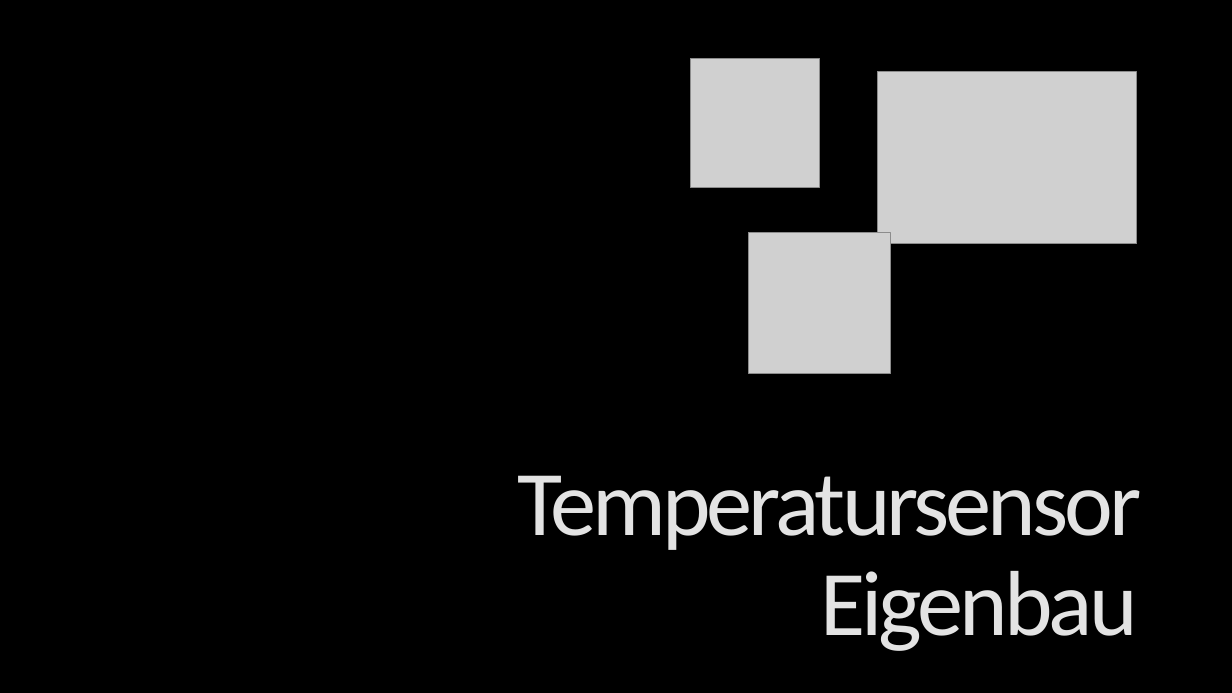
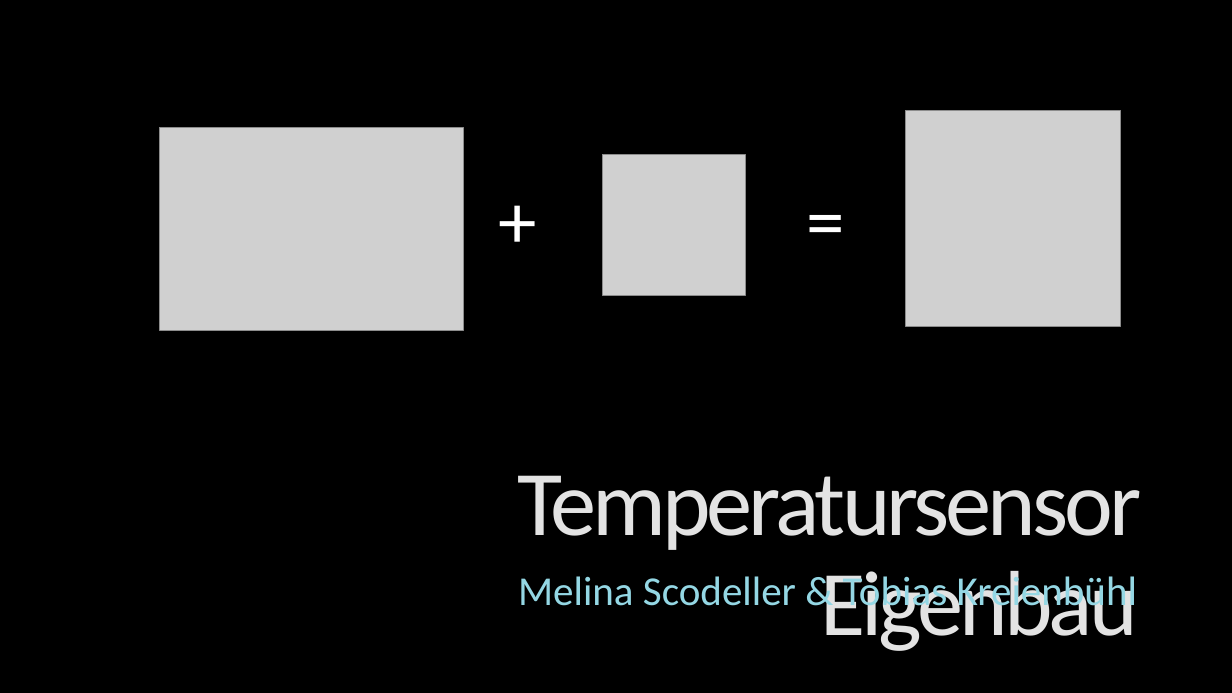
Before and after one commit to tkreienbuehl/I_BA_NS1701, a slide deck: slide 3 of Presentation/Presentation.pptx (slide 1 before the commit). Drawn at 1232x693 pixels with LibreOffice and Linux fonts; fonts in the diff are those of the drawing; grey boxes stand for pictures; background and template pictures are left out. Boxes give left, top, right and bottom in pixels: in the first picture for what was removed or moved away, otherwise in the second. Text is boxed around its words. In the diff, an @@ line names an element or a change of style, - is before the commit and + after.

```diff
--- a/Presentation/Presentation.pptx
+++ b/Presentation/Presentation.pptx
@@ picture removed at box(690, 58, 820, 188) @@
@@ picture added at box(906, 111, 1121, 326) @@
@@ picture: place and size @@
-picture at box(878, 71, 1137, 244)
+picture at box(160, 128, 464, 330)
@@ text added at box(490, 167, 577, 270), 60 pt, text #FFFFFF @@
++
@@ picture: place and size @@
-picture at box(749, 232, 891, 373)
+picture at box(603, 154, 745, 296)
@@ text added at box(798, 167, 884, 270), 60 pt, text #FFFFFF @@
+=
@@ subtitle added at box(518, 571, 1137, 615), 32 pt, text gradient #9FDBE7 to #94D7E4 to #BFE7EF to #FFFFFF @@
+Melina Scodeller & Tobias Kreienbühl
```
Also in this commit, not shown: 3 other slides changed, 12 slides added, 3 slides removed, 1 other file.
